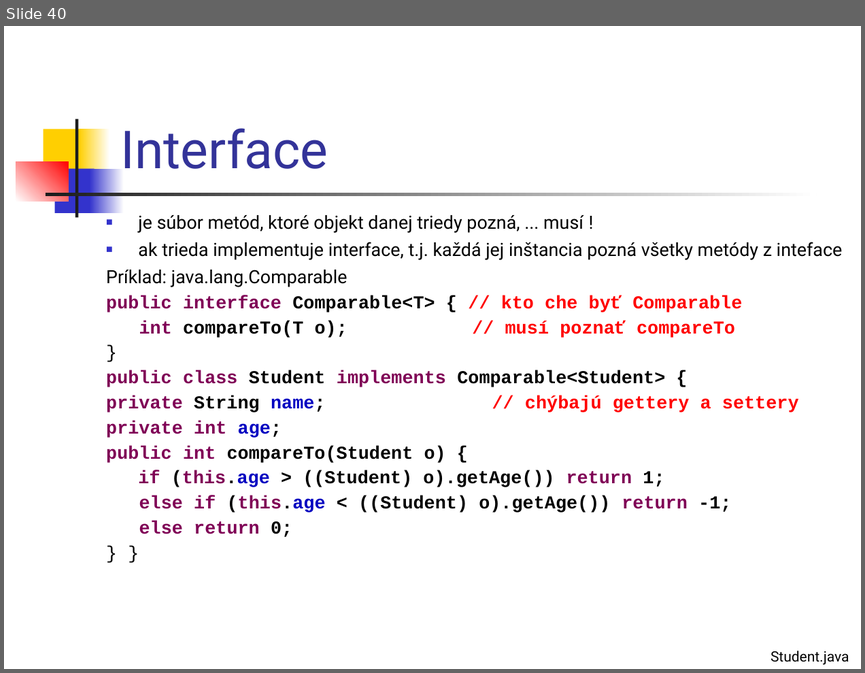
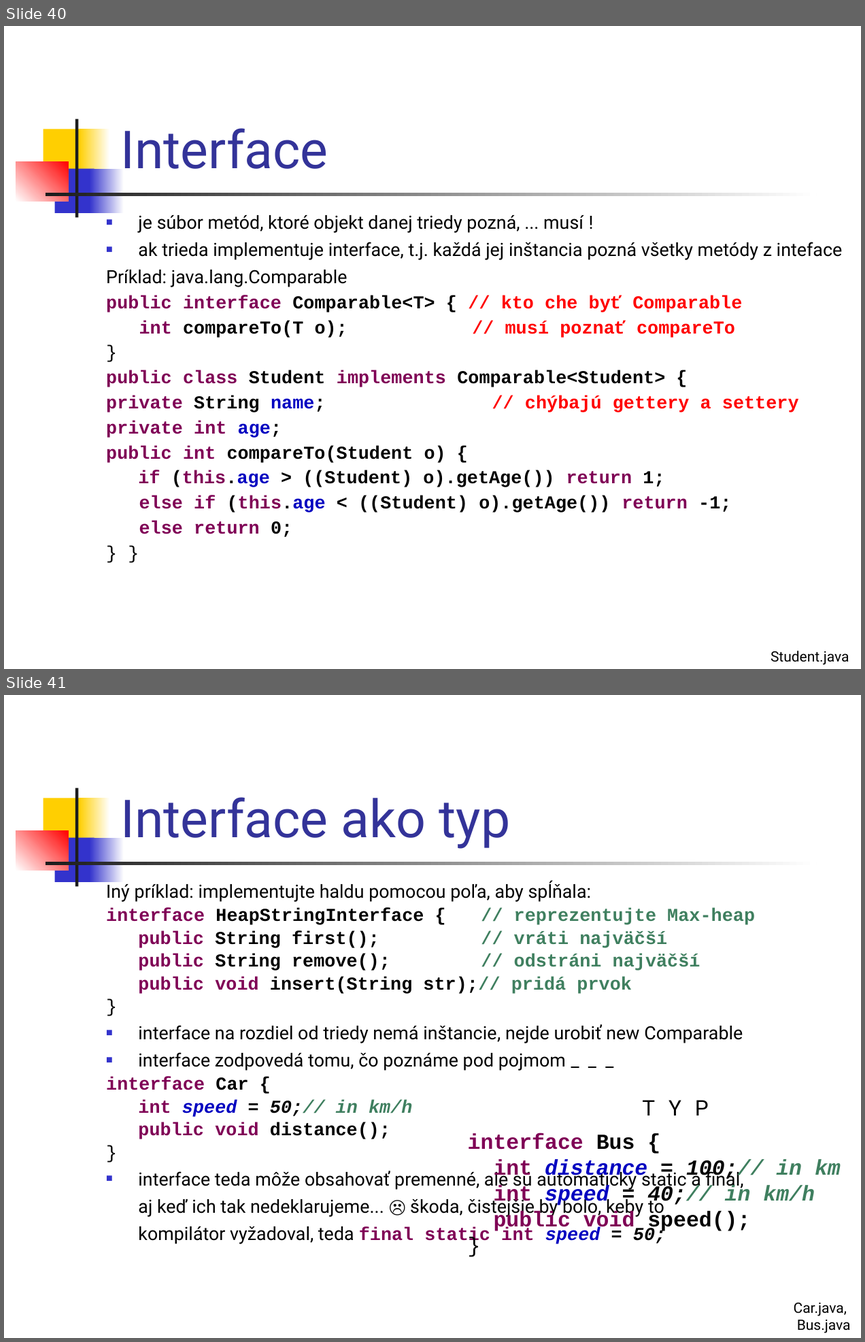
Before and after one commit to Programovanie4/Prednasky, a slide deck: 02/02_java.ppt. Shown one above the other, each under a label of ours: slide 40 before the commit, slides 40 and 41 after it. The pictures are 865x673 and 865x1342 pixels, drawn with LibreOffice and Linux fonts; fonts in the diff are those of the drawing. Boxes give left, top, right and bottom in pixels: in the first picture for what was removed or moved away, otherwise in the second. Text is boxed around its words. In the diff, an @@ line names an element or a change of style, - is before the commit and + after.

```diff
--- a/02/02_java.ppt
+++ b/02/02_java.ppt
@@ slide 41 added at [4, 695, 861, 1338], background #FFFFFF; not listed: 7 template elements that a slide beside it also shows @@
@@ title added at [120, 797, 511, 849], 44 pt, text #333399 @@
+Interface ako typ
@@ text added at [106, 881, 755, 1244], 15.3 pt, text #000000 @@
+Iný príklad: implementujte haldu pomocou poľa, aby spĺňala:
+interface HeapStringInterface { // reprezentujte Max-heap
+public String first(); // vráti najväčší
+public String remove(); // odstráni najväčší
+public void insert(String str);// pridá prvok
+}
+■ interface na rozdiel od triedy nemá inštancie, nejde urobiť new Comparable
+■ interface zodpovedá tomu, čo poznáme pod pojmom _ _ _
+interface Car {
+int speed = 50;// in km/h
+public void distance();
+}
+■ interface teda môže obsahovať premenné, ale sú automaticky static a final,
+aj keď ich tak nedeklarujeme... ☹ škoda, čistejšie by bolo, keby to
+kompilátor vyžadoval, teda final static int speed = 50;
@@ text added at [642, 1100, 655, 1115], 18 pt, text #000000 @@
+T
@@ text added at [668, 1100, 681, 1115], 18 pt, text #000000 @@
+Y
@@ text added at [695, 1100, 708, 1115], 18 pt, text #000000 @@
+P
@@ text added at [468, 1134, 840, 1232], 18 pt, text #7F0055, bold @@
+interface Bus {
+int distance = 100;// in km
+int speed = 40;// in km/h
+public void speed();
+}
@@ text added at [793, 1302, 851, 1333], 12 pt, text #000000 @@
+Car.java,
+Bus.java
```
Also in this commit, not shown: 10 slides changed, 2 other slides added, 1 other file.
